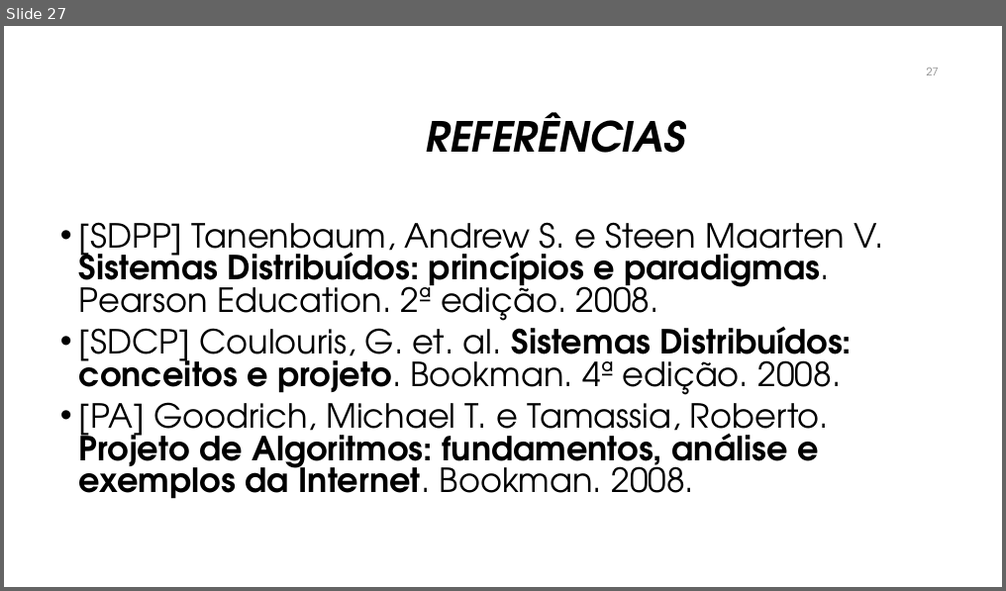
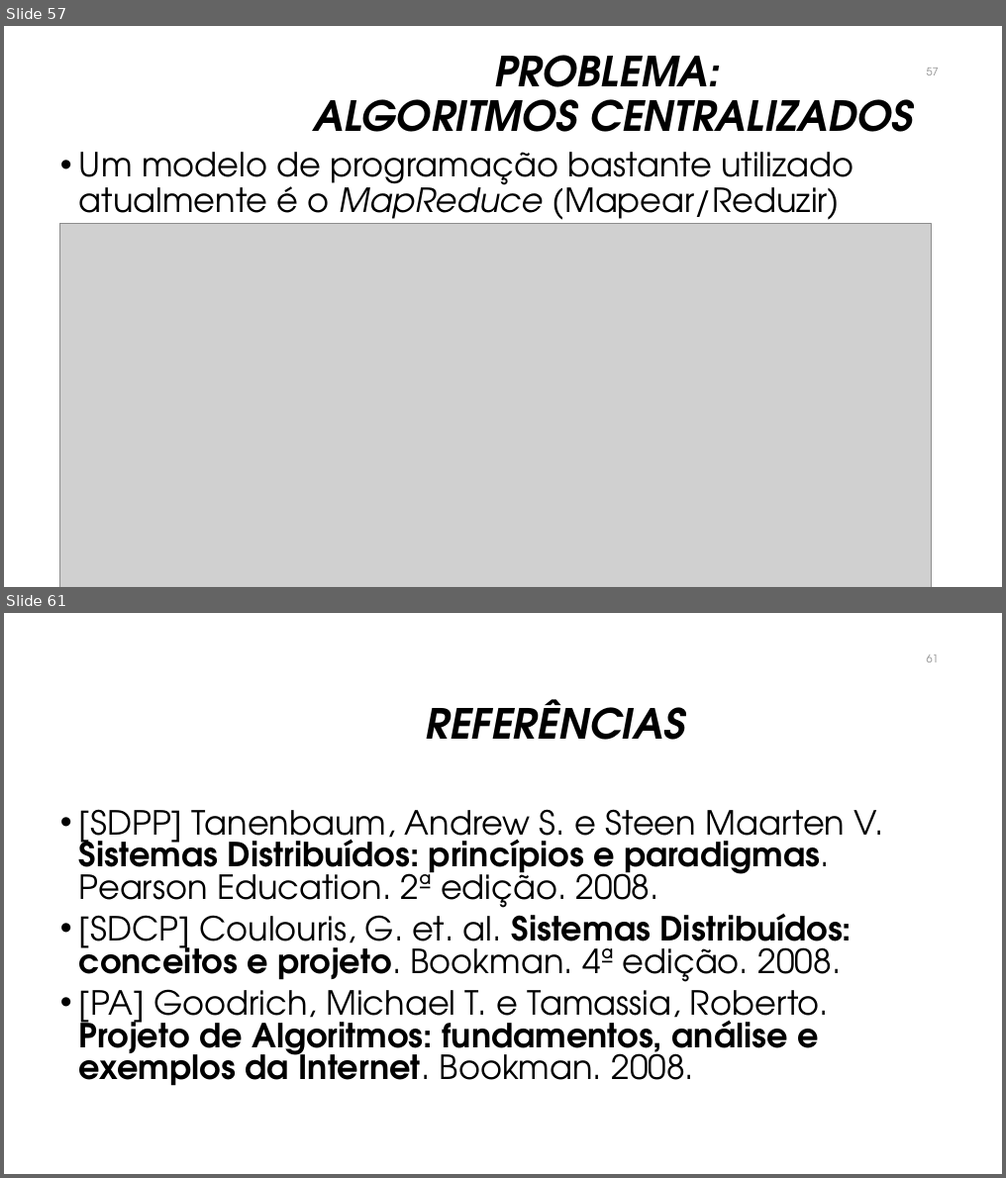
Before and after one commit to manoelcampos/sistemas-distribuidos, a slide deck: introducao-sd.pptx. Shown one above the other, each under a label of ours: slide 27 before the commit, slides 57 and 61 after it; the slides between them are not shown. The pictures are 1006x591 and 1006x1178 pixels, drawn with LibreOffice and Linux fonts; fonts in the diff are those of the drawing; grey boxes stand for pictures; background and template pictures are left out. Boxes give left, top, right and bottom in pixels: in the first picture for what was removed or moved away, otherwise in the second. Text is boxed around its words. In the diff, an @@ line names an element or a change of style, - is before the commit and + after.

```diff
--- a/introducao-sd.pptx
+++ b/introducao-sd.pptx
@@ slide 57 added at box(4, 26, 1002, 587), background #FFFFFF @@
@@ title added at box(313, 55, 913, 132), 40 pt, text #000000, bold, italic @@
+PROBLEMA:
+ALGORITMOS CENTRALIZADOS
@@ page number added at box(927, 68, 939, 76), 10.5 pt, text #8C8C8C @@
+57
@@ text added at box(79, 152, 853, 229), 32 pt, text #000000 @@
+• Um modelo de programação bastante utilizado atualmente é o MapReduce (Mapear/Reduzir)
@@ picture added at box(60, 224, 932, 587) @@
@@ what was slide 27 is now slide 61 @@
@@ page number at box(927, 655, 939, 663): text changed @@
-27
+61
```
Also in this commit, not shown: 2 slides changed, 33 other slides added, 12 other files.
